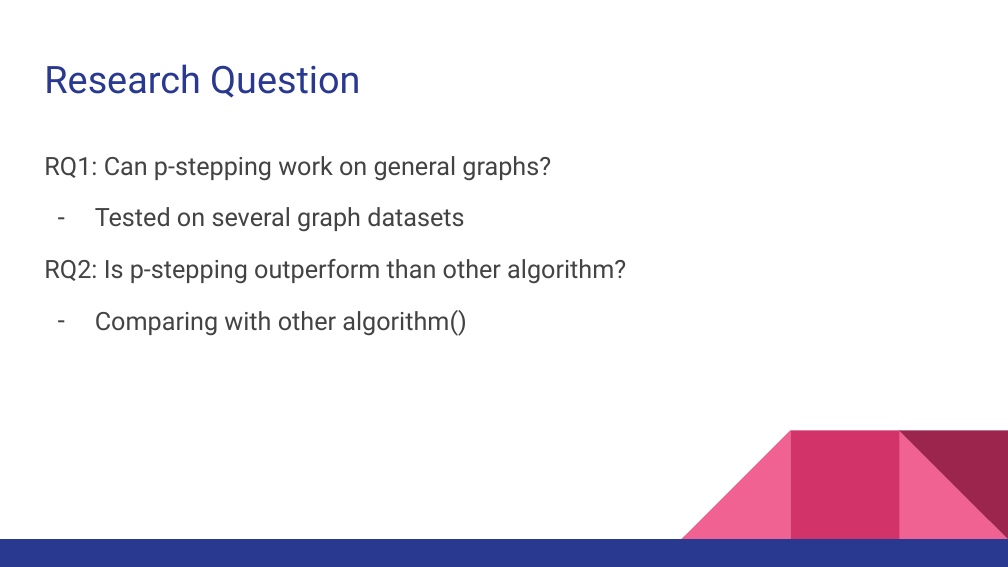
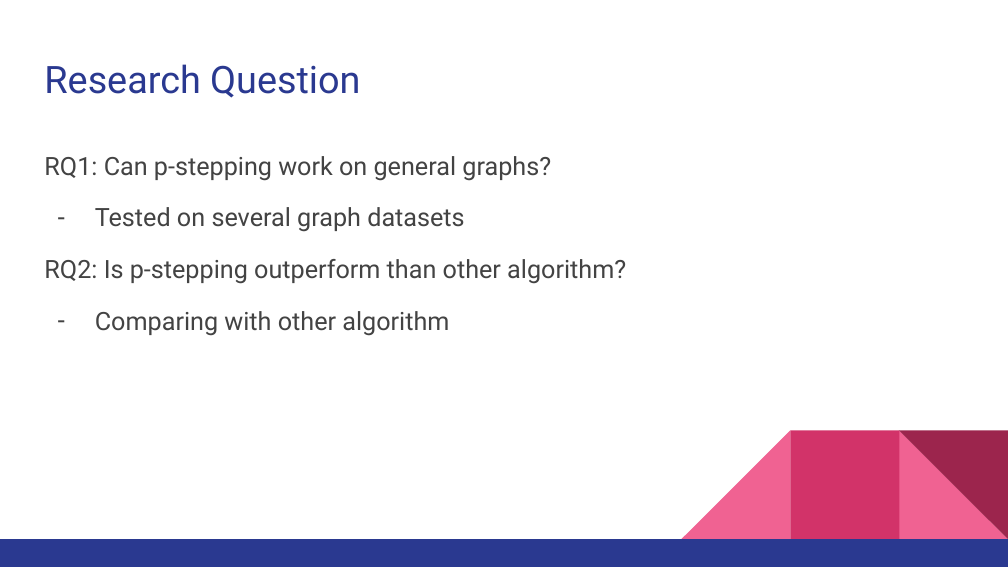
Before and after one commit to xtstc131/COMP5704-Mainpage, a slide deck: slide 9 of Slide_Presentation.pptx (slide 10 before the commit). Drawn at 1008x567 pixels with LibreOffice and Linux fonts; fonts in the diff are those of the drawing. Boxes give left, top, right and bottom in pixels: in the first picture for what was removed or moved away, otherwise in the second. Text is boxed around its words. In the diff, an @@ line names an element or a change of style, - is before the commit and + after.

```diff
--- a/Slide_Presentation.pptx
+++ b/Slide_Presentation.pptx
@@ text at <box>95,311,449,336</box>: text changed @@
-– Comparing with other algorithm()
+– Comparing with other algorithm
```
Also in this commit, not shown: 8 other slides changed, 3 slides added, 2 slides removed.
